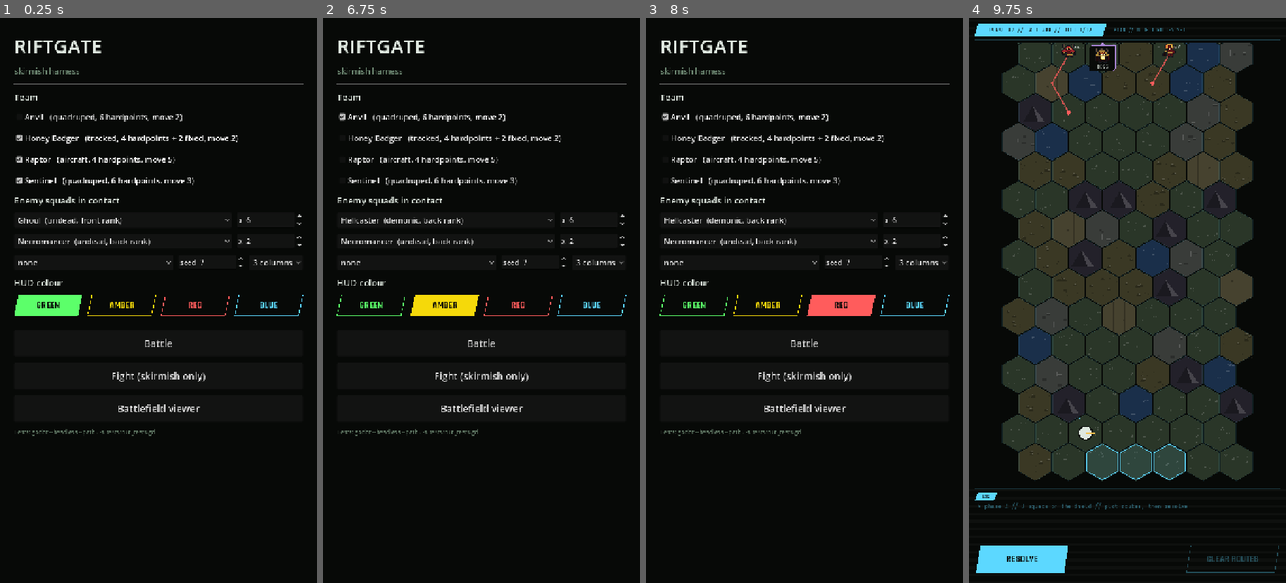
Above: before the commit, frames 1-4 (left to right).
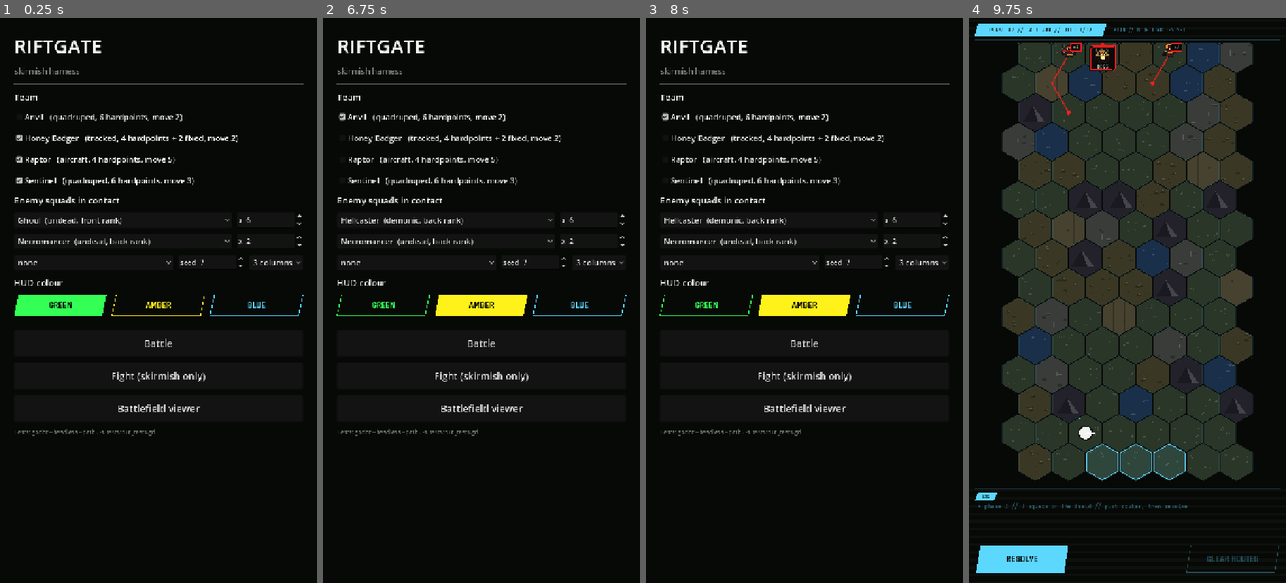
Above: after the commit, the same moments.

Repository: ryanjdmartin/riftgate
Game: Godot game, scene res://game/harness.tscn
The game is run twice, just before and just after one commit, with the same random seed, the same clock (stepped at 60 frames per second) and the same inputs.
Inputs (mouse positions are in pixels of both pictures, inside the frame that each line leads up to):
- Up to frame 1 (0.25 s): no input
- Up to frame 2 (6.75 s): click "Anvil (quadruped, 6 hardpoint…" at 0.5 s; click "Honey Badger (tracked, 4 hard…" at 1.25 s; click "Raptor (aircraft, 4 hardpoint…" at 2 s; click "Sentinel (quadruped, 6 hardpo…" at 2.75 s; click "Ghoul (undead, front rank)" at 3.5 s; click "none" at 4.25 s; click "3 columns" at 5 s; click "GREEN" at 5.75 s; click "AMBER" at 6.5 s
- Up to frame 3 (8 s): click (842, 306) at 7.25 s, where only the run before the commit has a clickable "RED"
- Up to frame 4 (9.75 s): click "BLUE" at 8 s; click "Battle" at 8.75 s; click "RESOLVE" at 9.5 s

The runs differ from the first frame. In frame 1, 1.4% of the frame differs, in the area x 4-88%, y 49-53%; in frame 2, 1.6%; in frame 3, 1.6%; in frame 4, 0.3%.

Commit message:
The decided palette, in the game
One fixed semantic set: bone hull, deep blue shield, orange heat, true red
enemy, white for good and selection, brighter ink over darker muted, no
green or purple carrying meaning. The HUD picker changes chrome only, three
colours, red dropped. Map numbers sit on dark plaques with a coloured
border; a boss is a double outline and an elite tag a double border; the
rift keeps its own art with no palette role. Skirmish gauges draw in their
own colours, a pending loss dimmed and a pending gain hatched.

Co-Authored-By: Claude Fable 5.1 <noreply@anthropic.com>

Diff:
--- a/game/battle/battle_map_view.gd
+++ b/game/battle/battle_map_view.gd
@@ -156,7 +156,7 @@
 	for r in map.rift_hexes:
 		var pts := Hex.corners(center(r), HEX_SIZE - 3.0)
 		draw_colored_polygon(pts, Color("2a1a3f"))
-		Hud.stroke_poly(self, pts, Palette.RIFT, 2.0)
+		Hud.stroke_poly(self, pts, RIFT_ART, 2.0)   # the rift's own art, not a palette role
 
 	# Where the selected mech may end its move.
 	for h in destinations.keys():
@@ -200,14 +200,29 @@
 
 
 ## Off-screen squads get a portrait at the edge nearest them: the source of the intent line.
+const RIFT_ART := Color("c9a6ff")   # what the rift looks like; it means nothing but the rift
+
+
+## A number on a dark plaque with a coloured border: legible on any tile, and the colour
+## carries the side without asking coloured text to survive the ground.
+func _plaque(at: Vector2, text: String, border: Color, thick: float = 1.5) -> void:
+	var w := Hud.mono().get_string_size(text, HORIZONTAL_ALIGNMENT_LEFT, -1, 12).x + 10.0
+	var rect := Rect2(at - Vector2(w * 0.5, 9.0), Vector2(w, 18.0))
+	draw_rect(rect, Palette.BG, true)
+	draw_rect(rect, border, false, thick)
+	draw_string(Hud.mono(), rect.position + Vector2(5.0, 13.0), text, HORIZONTAL_ALIGNMENT_LEFT, -1, 12, Color.WHITE)
+
+
 func _draw_tags() -> void:
 	_tags = offscreen_tags()
 	for t in _tags:
 		var rect: Rect2 = t[0]
 		var sq: Unit = t[1]
 		var above: bool = t[2]
-		var border := Palette.RIFT if sq.elite else Palette.ENEMY
+		var border := Palette.ENEMY
 		Hud.box(self, rect, 6.0, Color(Palette.BG, 0.94), Color(border, 0.9), 1.5)
+		if sq.elite:
+			Hud.box(self, rect.grow(-4.0), 4.0, Color(0, 0, 0, 0), Color(border, 0.9), 1.5)   # a double border says elite
 		var c := rect.position + Vector2(rect.size.x * 0.5, 24.0)
 		var tex := Sprites.map_foe(foe_sprite_id(sq))
 		if tex != null:
@@ -247,14 +262,18 @@
 	else:
 		var r := 20.0 if u.is_multi_hex() else 14.0
 		var diamond := PackedVector2Array([c + Vector2(0, -r), c + Vector2(r, 0), c + Vector2(0, r), c + Vector2(-r, 0)])
-		draw_colored_polygon(diamond, Palette.RIFT if u.is_multi_hex() else Palette.ENEMY)
+		draw_colored_polygon(diamond, Palette.ENEMY)
+		if u.is_multi_hex():
+			# A boss is the big diamond with a second, inset outline: shape and size, not a colour.
+			var inner := PackedVector2Array([c + Vector2(0, -r + 6.0), c + Vector2(r - 6.0, 0), c + Vector2(0, r - 6.0), c + Vector2(-r + 6.0, 0)])
+			Hud.stroke_poly(self, inner, Palette.BG, 2.0)
 		draw_string(Hud.mono(), c + Vector2(-5.0, 5.0), u.display_name.substr(0, 1).to_upper(), HORIZONTAL_ALIGNMENT_LEFT, -1, 14, Palette.BG)
 	if u.is_player() and not u.is_static():
 		# A sliver of hull over the machine, so the state of the team reads from the map.
 		var w := 30.0
 		Hud.gauge(self, Rect2(c + Vector2(-w * 0.5, -HEX_SIZE * 0.78), Vector2(w, 5.0)), float(u.hull) / float(maxi(1, u.hull_max)), hud, 2.0)
 	if u.is_enemy() and u.strength > 0:
-		draw_string(Hud.mono(), c + Vector2(10.0, -12.0), "×%d" % u.strength, HORIZONTAL_ALIGNMENT_LEFT, -1, 13, Palette.INK)
+		_plaque(c + Vector2(16.0, -16.0), "×%d" % u.strength, Palette.ENEMY, 3.0 if u.elite else 1.5)
 
 
 # ---------------------------------------------------------------- gestures
--- a/game/settings.gd
+++ b/game/settings.gd
@@ -6,10 +6,11 @@
 const PATH := "user://settings.cfg"
 
 ## HUD colour choices, in the order a picker shows them.
+# Chrome only: the semantic colours in Palette never change with this. Red is not offered,
+# since red is the enemy colour.
 const HUD_OPTIONS := {
-	"green": Color("5cff6a"),
-	"amber": Color("f5d90a"),
-	"red": Color("ff5c5c"),
+	"green": Color("33ff55"),
+	"amber": Color("fff21a"),
 	"blue": Color("5cd8ff"),
 }
 const DEFAULT_HUD := "green"
--- a/game/skirmish/skirmish_screen.gd
+++ b/game/skirmish/skirmish_screen.gd
@@ -569,8 +569,8 @@
 		var fc: Dictionary = sk.forecast(ms) if assigning and ms.alive() else {}
 		# Shield above hull: it is what the enemy meets first, and it drops first.
 		v.bars = [
-			[ms.unit.shield, ms.unit.shield_max, Color(Palette.HUD, 0.55), fc.get("shield_after", ms.unit.shield)],
-			[ms.unit.hull, ms.unit.hull_max, Palette.HUD, fc.get("hull_after", ms.unit.hull)],
+			[ms.unit.shield, ms.unit.shield_max, Palette.SHIELD, fc.get("shield_after", ms.unit.shield)],
+			[ms.unit.hull, ms.unit.hull_max, Palette.HULL, fc.get("hull_after", ms.unit.hull)],
 			[ms.heat, ms.heat_max, Palette.HEAT, fc.get("heat_after", ms.heat)],
 		]
 		v.dead = not ms.alive()
--- a/game/ui/glyphs.gd
+++ b/game/ui/glyphs.gd
@@ -167,7 +167,7 @@
 		"execute", "skull", "shieldbreak":
 			return Palette.ENEMY
 		"star":
-			return Palette.RIFT
+			return Palette.SELECT
 		"suppress", "chain":
 			return Palette.SHIELD
 		_:
--- a/game/ui/palette.gd
+++ b/game/ui/palette.gd
@@ -1,27 +1,29 @@
 class_name Palette
 extends RefCounted
 
-## UI colours. The screen is a tactical overlay: near-black ground, everything drawn in one
-## HUD colour that the player picks in settings (see Settings), with a few semantic colours
-## for heat, enemies and the rift.
+## UI colours. The screen is a tactical overlay: near-black ground, chrome in one HUD colour
+## the player picks in settings (see Settings), and one fixed set of semantic colours that
+## never changes with the chrome. Decided with Ryan on 18 September from swatches he judged
+## by eye (he is protanomalous): no green or purple carries meaning; shield is the only blue;
+## enemy and heat are both warm and a full lightness band apart; good and selection are
+## white; every state also carries a glyph or a shape, never colour alone.
 
 const BG := Color("070907")
 const PANEL := Color("0c100c")
 const PANEL_RAISED := Color("121812")
 const RULE := Color("2c3a2c")
-const INK := Color("dfe8e0")
-const MUTED := Color("6f8a74")
-const ACCENT := Color("e3894b")      # hazard orange, used sparingly
+const INK := Color("f2f4ee")
+const MUTED := Color("7b857c")
+const ACCENT := Color("ff6a00")      # the heat colour, used sparingly as an accent
 const ACCENT_INK := Color("070907")
-const ENEMY := Color("ff5c5c")
-const ENEMY_DIM := Color("6e3434")
+const ENEMY := Color("ff1e1e")
+const ENEMY_DIM := Color("7a1414")
 const HULL := Color("d8d2c4")
-const SHIELD := Color("5aa9e6")
-const HEAT := Color("ff6a3d")
-const SELECT := Color("f2c14e")
-const TARGET := Color("f2c14e")
-const OK := Color("6fbf73")
-const RIFT := Color("b48ce3")
+const SHIELD := Color("2f63d8")
+const HEAT := Color("ff6a00")
+const SELECT := Color("ffffff")
+const TARGET := Color("ffffff")
+const OK := Color("ffffff")
 
 ## The overlay colour. Settings.apply() sets it from the saved choice.
 static var HUD := Color("5cff6a")
--- a/game/ui/unit_view.gd
+++ b/game/ui/unit_view.gd
@@ -285,5 +285,14 @@
 	var pulse := 0.72 + 0.22 * sin(_t * 2.6)
 	var seg := Rect2(inner.position + Vector2(inner.size.x * lo, 0), Vector2(maxf(3.0, inner.size.x * (hi - lo)), inner.size.y))
 	var pts := Hud.slant(seg, 2.4)
-	Hud.fill_poly(self, pts, Color(Palette.INK, pulse))
-	Hud.stroke_poly(self, pts, Color(Palette.BG, 0.9), 1.0)
+	if pending < frac:
+		# A loss: the part about to go is dimmed and pulses.
+		Hud.fill_poly(self, pts, Color(Palette.BG, 0.55 * pulse))
+		Hud.stroke_poly(self, pts, Color(Palette.INK, 0.9), 1.0)
+	else:
+		# A gain: hatched in the bar's own colour, so it reads as "coming", not "there".
+		Hud.stroke_poly(self, pts, Color(col, pulse), 1.0)
+		var x := seg.position.x + 3.0
+		while x < seg.end.x:
+			draw_line(Vector2(x, seg.end.y), Vector2(x + seg.size.y, seg.position.y), Color(col, pulse * 0.8), 1.0)
+			x += 4.0
Not shown, changed: docs/status.md
